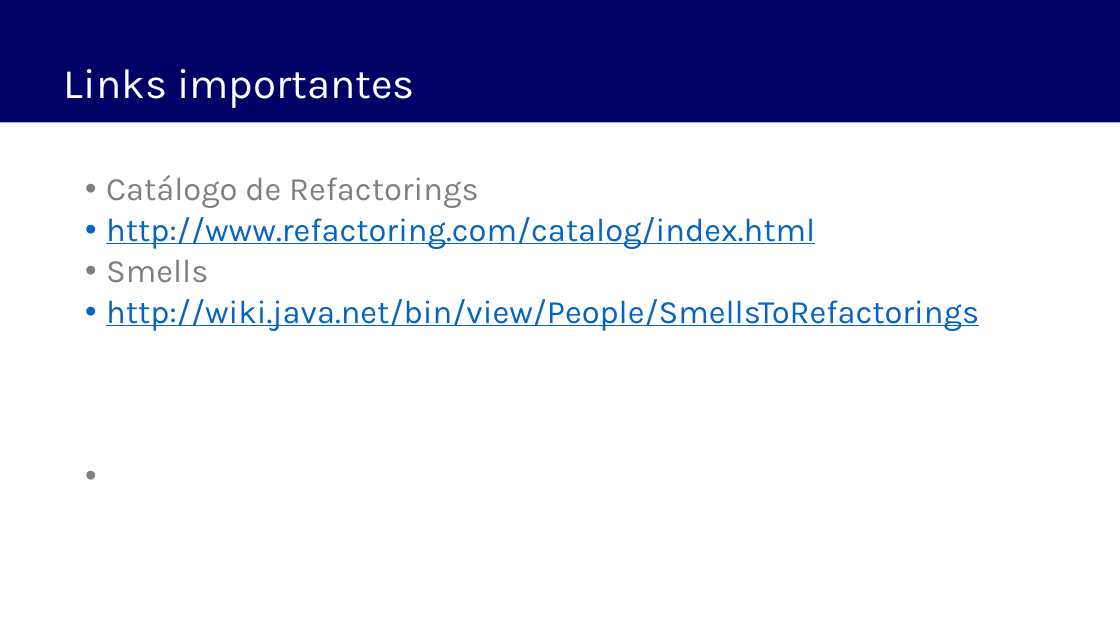
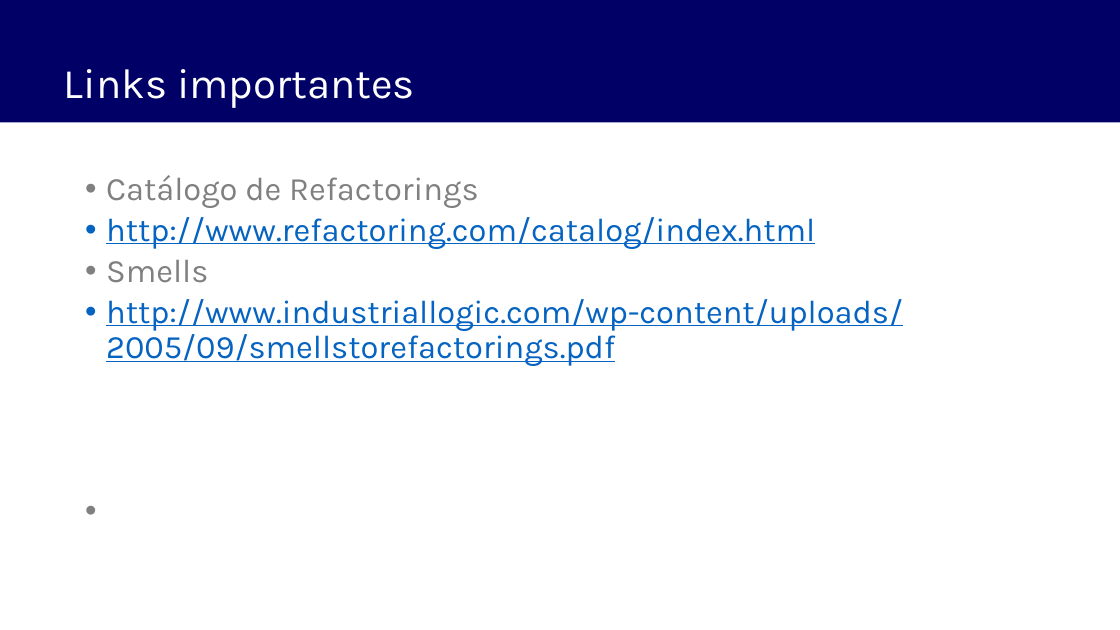
Before and after one commit to fabiomargarito/Cursos, a slide deck: slide 87 of Slides/Fundamentos em Arquitetura de Software com C# - Modulo 2.pptx. Drawn at 1120x630 pixels with LibreOffice and Linux fonts; fonts in the diff are those of the drawing. Boxes give left, top, right and bottom in pixels: in the first picture for what was removed or moved away, otherwise in the second. Text is boxed around its words. In the diff, an @@ line names an element or a change of style, - is before the commit and + after.

```diff
--- a/Slides/Fundamentos em Arquitetura de Software com C# - Modulo 2.pptx
+++ b/Slides/Fundamentos em Arquitetura de Software com C# - Modulo 2.pptx
@@ text at [106, 299, 903, 366]: text changed @@
-http://wiki.java.net/bin/view/People/SmellsToRefactorings
+http://www.industriallogic.com/wp-content/uploads/2005/09/smellstorefactorings.pdf
```
Also in this commit, not shown: 3 other slides changed, 1 other file.
